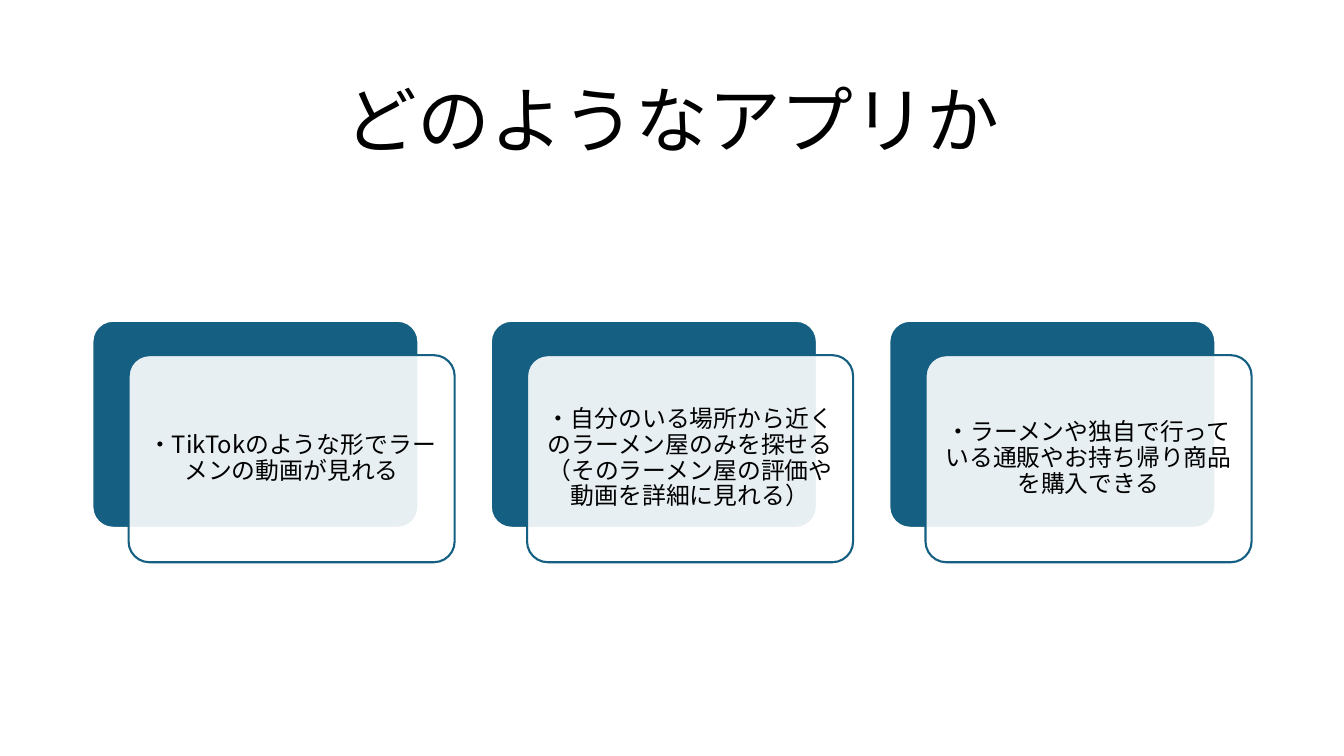
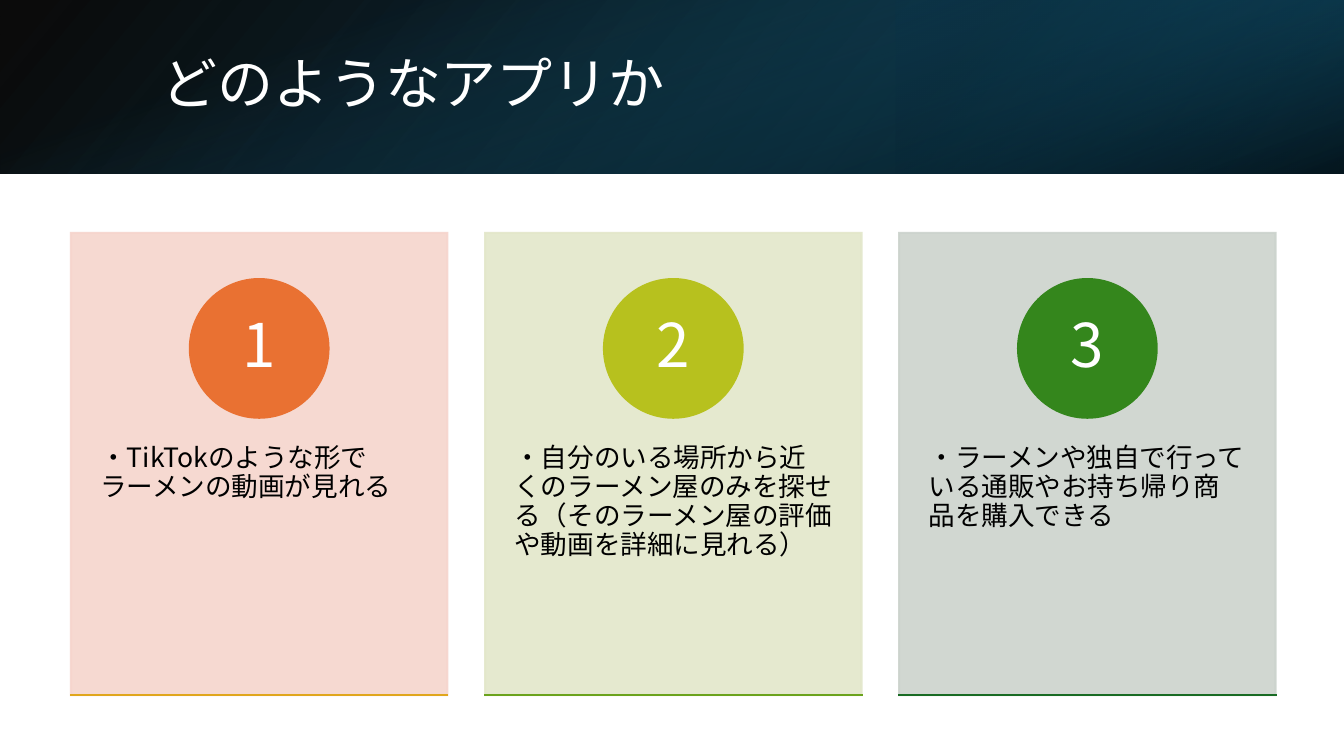
Before and after one commit to simizumizuki/flutter, a slide deck: slide 3 of 麺スタグラム.pptx (slide 2 before the commit). Drawn at 1344x756 pixels with LibreOffice and Linux fonts; fonts in the diff are those of the drawing. Boxes give left, top, right and bottom in pixels: in the first picture for what was removed or moved away, otherwise in the second. Text is boxed around its words. In the diff, an @@ line names an element or a change of style, - is before the commit and + after.

```diff
--- a/麺スタグラム.pptx
+++ b/麺スタグラム.pptx
@@ rectangle added at box(0, 0, 1344, 173), fill gradient #000000 to #104862 @@
@@ rectangle added at box(0, 1, 1343, 174), fill gradient #156082 to #000000 @@
@@ rectangle added at box(896, 0, 1344, 173), fill gradient #0B3041 to #156082 @@
@@ title "どのようなアプリか": place and size @@
-title "どのようなアプリか" at box(345, 86, 999, 151)
+title "どのようなアプリか" at box(161, 57, 665, 107)
@@ title "どのようなアプリか" at box(161, 57, 665, 107): size 52 to 40 pt, text colour #000000 to #FFFFFF; alignment centre to left @@
@@ group removed at box(93, 321, 1251, 562): 6 rounded rectangles @@
@@ size 17 to 19 pt; alignment centre to left; vertical alignment middle to top in 3 elements at box(929, 444, 1245, 527), box(514, 444, 831, 557), box(100, 445, 367, 475) @@
@@ text "・TikTokのような形でラーメンの動画が見れる": place and size @@
-text "・TikTokのような形でラーメンの動画が見れる" at box(148, 433, 436, 455)
+text "・TikTokのような形でラーメンの動画が見れる" at box(100, 445, 367, 475)
@@ text "・自分のいる場所から近くのラーメン屋のみを探せる（そのラーメン屋の評価や動画を詳細に見れる）": place and size @@
-text "・自分のいる場所から近くのラーメン屋のみを探せる（そのラーメン屋の評価や動画を詳細に見れる）" at box(547, 407, 833, 506)
+text "・自分のいる場所から近くのラーメン屋のみを探せる（そのラーメン屋の評価や動画を詳細に見れる）" at box(514, 444, 831, 557)
@@ text "・ラーメンや独自で行っている通販やお持ち帰り商品を購入できる": place and size @@
-text "・ラーメンや独自で行っている通販やお持ち帰り商品を購入できる" at box(945, 420, 1231, 494)
+text "・ラーメンや独自で行っている通販やお持ち帰り商品を購入できる" at box(929, 444, 1245, 527)
@@ group added at box(71, 233, 1275, 696): 6 rectangles, 3 ellipses, 3 texts @@
+1
+2
+3
```
Also in this commit, not shown: 3 slides added, 1 slide removed, 27 other files.
